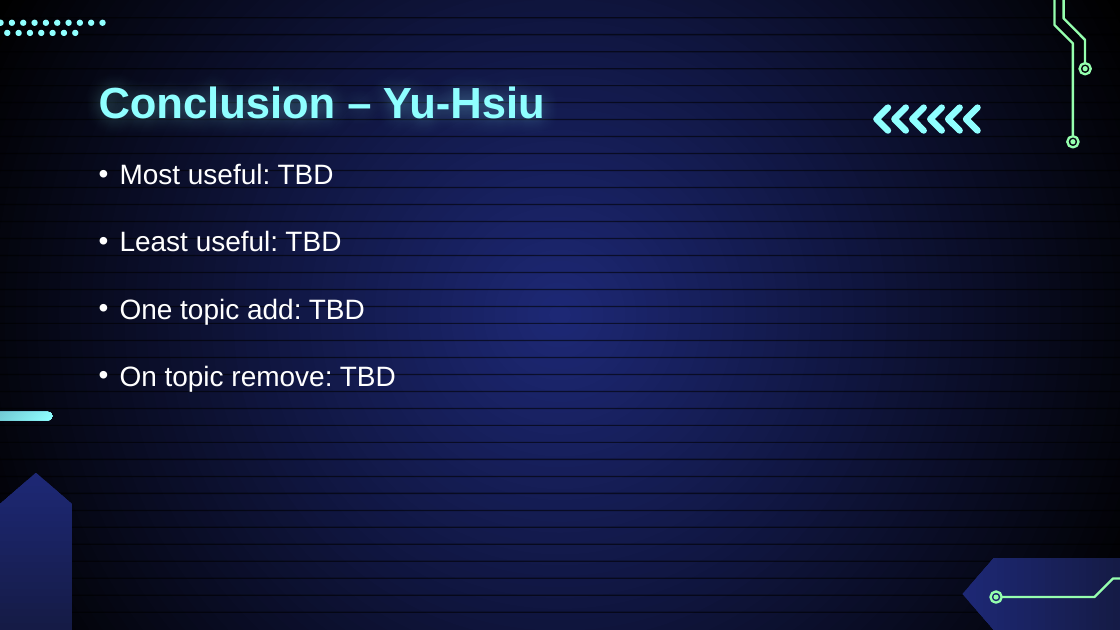
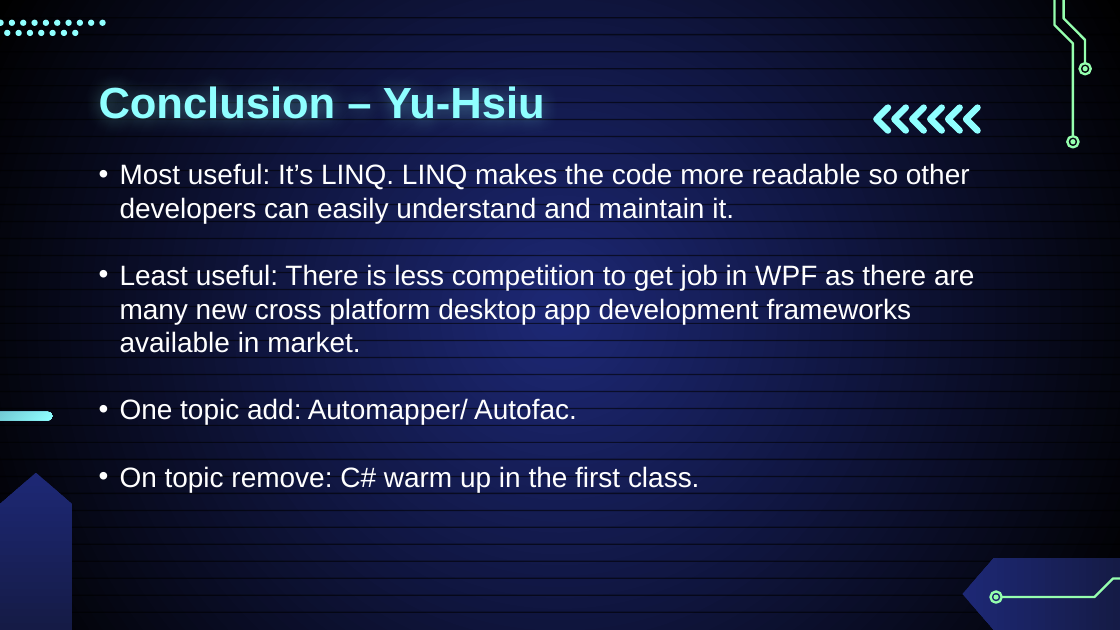
Before and after one commit to f228476653/FP200OK01, a slide deck: slide 11 of FP200OK01.pptx (slide 9 before the commit). Drawn at 1120x630 pixels with LibreOffice and Linux fonts; fonts in the diff are those of the drawing. Boxes give left, top, right and bottom in pixels: in the first picture for what was removed or moved away, otherwise in the second. Text is boxed around its words. In the diff, an @@ line names an element or a change of style, - is before the commit and + after.

Commit message:
ppt

```diff
--- a/FP200OK01.pptx
+++ b/FP200OK01.pptx
@@ text at [120, 163, 974, 492]: text changed @@
-• Most useful: TBD
-• Least useful: TBD
-• One topic add: TBD
-• On topic remove: TBD
+• Most useful: It’s LINQ. LINQ makes the code more readable so other developers can easily understand and maintain it.
+• Least useful: There is less competition to get job in WPF as there are many new cross platform desktop app development frameworks available in market.
+• One topic add: Automapper/ Autofac.
+• On topic remove: C# warm up in the first class.
```
Also in this commit, not shown: 2 slides added.
